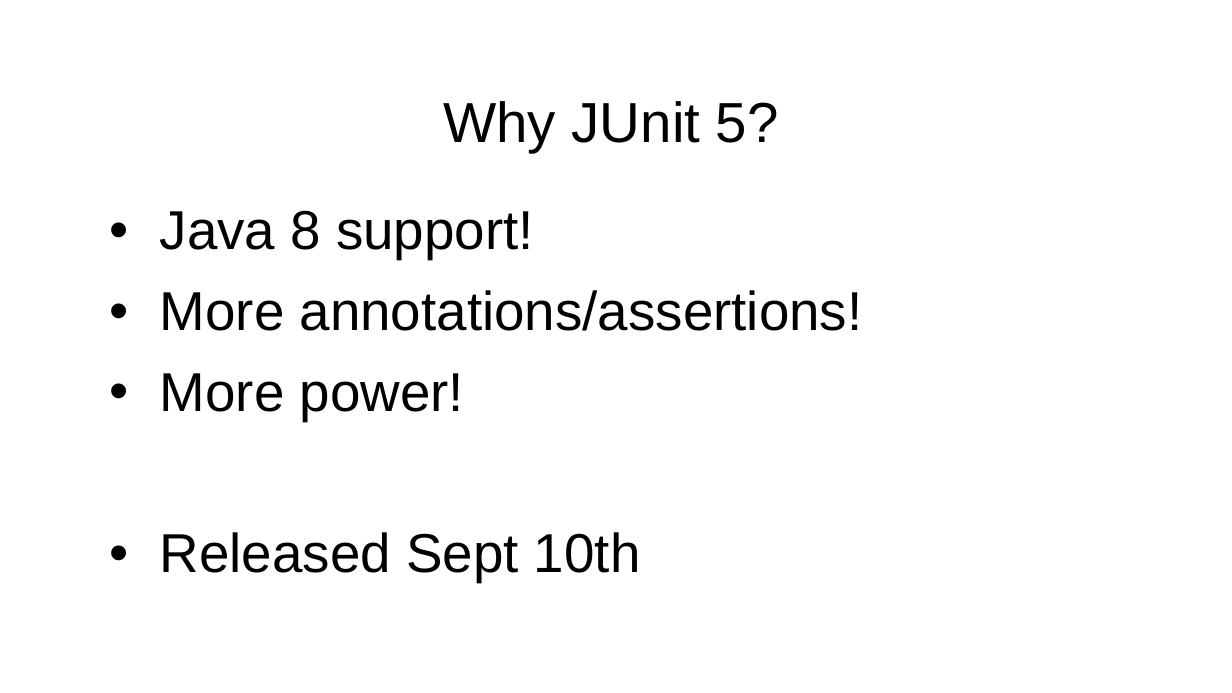
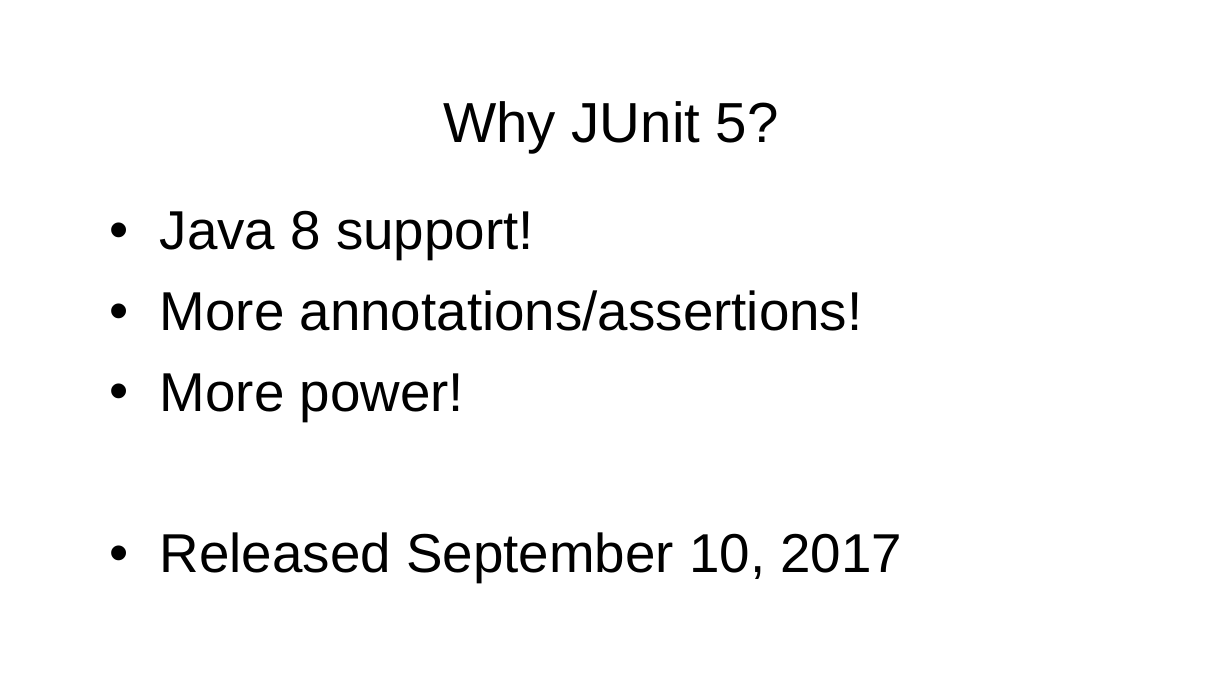
Before and after one commit to boyarsky/JavaOne2017-HOL-JUnit5, a slide deck: slide 3 of JUnit 5 HOL Intro Presentation.ppt. Drawn at 1232x693 pixels with LibreOffice and Linux fonts; fonts in the diff are those of the drawing; background and template pictures are left out. Boxes give left, top, right and bottom in pixels: in the first picture for what was removed or moved away, otherwise in the second. Text is boxed around its words. In the diff, an @@ line names an element or a change of style, - is before the commit and + after.

```diff
--- a/JUnit 5 HOL Intro Presentation.ppt
+++ b/JUnit 5 HOL Intro Presentation.ppt
@@ text at (x1=160, y1=532, x2=902, y2=582): text changed @@
-• Released Sept 10th
+• Released September 10, 2017
```
Also in this commit, not shown: 1 other slide changed, 1 other file.
